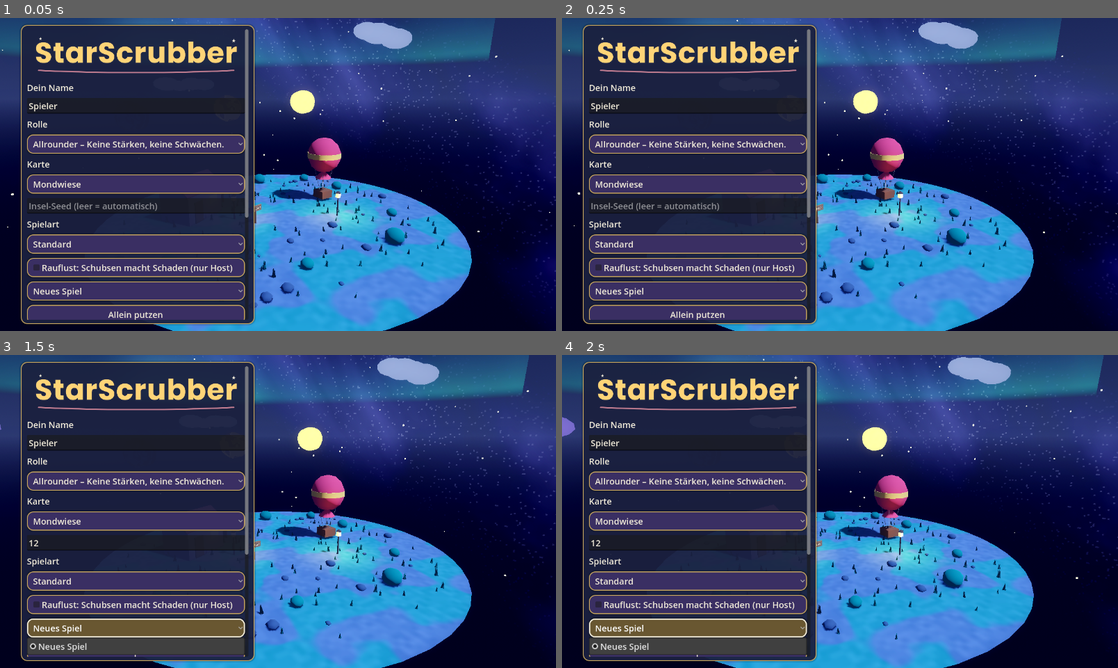
Above: before the commit, frames 1-4 (two rows, left to right).
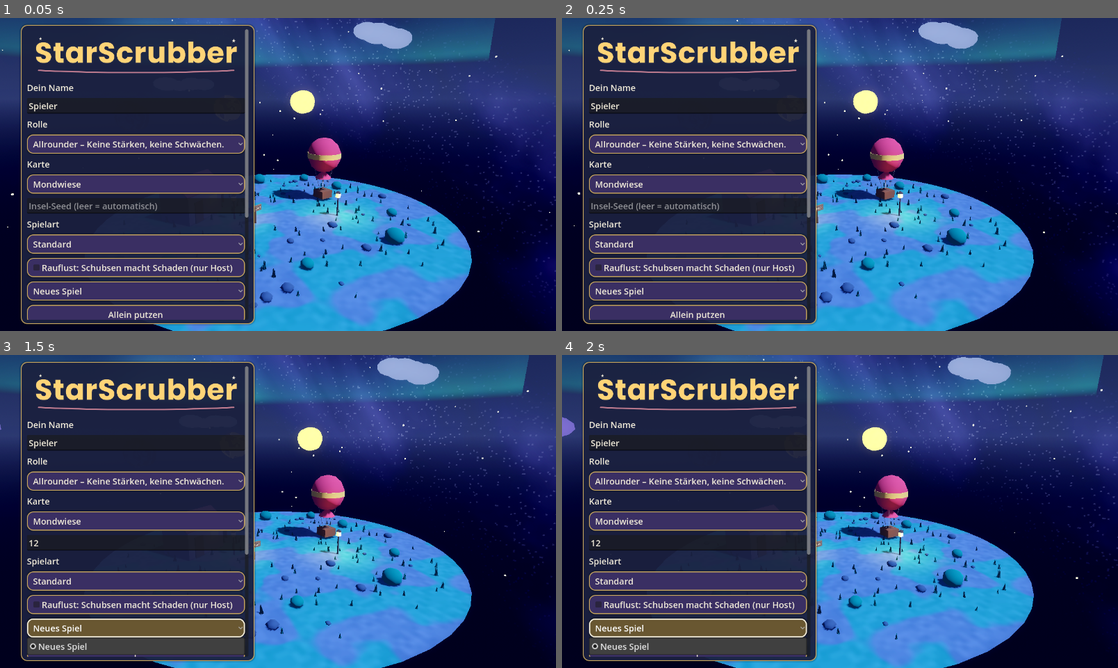
Above: after the commit, the same moments.

Repository: ClaudeAIDriven/sternenhausmeister
Game: Godot game, scene res://main.tscn
The game is run twice, just before and just after one commit, with the same random seed, the same clock (stepped at 60 frames per second) and the same inputs.
Inputs (mouse positions are in pixels of both pictures, inside the frame that each line leads up to):
- Up to frame 1 (0.05 s): no input
- Up to frame 2 (0.25 s): no input
- Up to frame 3 (1.5 s): click (133, 542) at 0.52 s; type "12" at 0.6 s; click "Neues Spiel" at 1.25 s
- Up to frame 4 (2 s): no input

The runs differ from the first frame. In frame 1, 0.1% of the frame differs, in the area x 46-80%, y 42-92%; in frame 2, 0.1%; in frame 3, 0.1%; in frame 4, 0.1%.

Commit message:
M-15: Spinnen laufen, Schwung-Animation, Schattenkante, doppelte Insel, Sounds, 12 Beutelplätze
Co-Authored-By: Claude Sonnet 5.5 <noreply@anthropic.com>
Claude-Session: https://claude.ai/code/session_01UX1Hctu9R5SRB8V8tMhkJh

Diff:
--- a/TASKS/tasks.json
+++ b/TASKS/tasks.json
@@ -1954,5 +1954,32 @@
   "skills": "GDScript",
   "owner": "A",
   "prio": "nice"
+ },
+ {
+  "id": "M-15",
+  "area": "GAME",
+  "title": "Feedback-Runde: Spinnen laufen, Schwung-Animation, Schattenkante, doppelte Insel, Sounds, 12 Beutelplätze",
+  "deps": [
+   "M-14"
+  ],
+  "size": "M",
+  "status": "in_progress",
+  "goal": "Testerfeedback umsetzen: Spinnen krabbeln und jagen, Arm schwingt beim Putzen und Schlagen, harte Schattenkante weg, Insel Radius 64, Sounds fürs Essen und Treffen, 12 Beutelplätze mit mehr Früchten.",
+  "files": [
+   "spider.gd",
+   "player.gd",
+   "player_look.gd",
+   "sky.gd",
+   "world.gd",
+   "maps.gd",
+   "island_gen.gd",
+   "inventory.gd",
+   "main.gd",
+   "tests/test_fruit.gd"
+  ],
+  "accept": "Alle Tests und Netztests grün.",
+  "skills": "GDScript",
+  "owner": "A",
+  "prio": "must"
  }
 ]
--- a/inventory.gd
+++ b/inventory.gd
@@ -1,10 +1,10 @@
 class_name Inventory
 extends RefCounted
-## G-22: Sechs Plätze für Früchte (nur lokal beim Spieler). Q isst die vorderste Frucht und füllt die Sättigung (Food, G-21).
+## G-22: Zwölf Plätze für Früchte (nur lokal beim Spieler). Q isst die vorderste Frucht und füllt die Sättigung (Food, G-21).
 
 signal changed
 
-const SLOTS := 6
+const SLOTS := 12   # mehr Essen sammeln: 12 statt 6 Plätze
 
 var items: Array[String] = []
 var extra_slots := 0   # M-01: Fähigkeit "bag_slots"
--- a/island_gen.gd
+++ b/island_gen.gd
@@ -20,7 +20,7 @@
 
 
 ## Liefert {"seed", "stars": Array[Vector3], "pois": {kind: Vector3}}. Nur x/z der Orte sind frei, y = 0.
-static func generate(seed_value: int, island_radius: float = 32.0) -> Dictionary:
+static func generate(seed_value: int, island_radius: float = 64.0) -> Dictionary:
 	var rng := RandomNumberGenerator.new()
 	rng.seed = seed_value
 	var stars: Array = []
@@ -75,7 +75,7 @@
 
 
 ## Prüft ein Layout: Mindestabstände, Insel-Grenzen, feste Hindernisse, Höhe. Gibt eine Liste von Fehlern zurück (leer = ok).
-static func validate(layout: Dictionary, island_radius: float = 32.0) -> Array[String]:
+static func validate(layout: Dictionary, island_radius: float = 64.0) -> Array[String]:
 	var errs: Array[String] = []
 	var stars: Array = layout.get("stars", [])
 	var pois: Dictionary = layout.get("pois", {})
@@ -122,7 +122,7 @@
 ## Mindestabstände: Lava ≥ 9, Nester ≥ 9, Kakteen ≥ 4 untereinander; zu Orten ≥ Radius + 3; zum Start ≥ 6; nicht auf festen Bauten.
 ## Danach Flood-Fill: Start, alle Orte und alle Sternmitten (am Boden) müssen erreichbar bleiben, sonst wird die letzte Gefahr entfernt.
 ## Gibt {"lava": [Vector3], "cactus": [...], "nests": [...]} zurück.
-static func generate_hazards(seed_value: int, counts: Dictionary, layout: Dictionary, island_radius: float = 32.0) -> Dictionary:
+static func generate_hazards(seed_value: int, counts: Dictionary, layout: Dictionary, island_radius: float = 64.0) -> Dictionary:
 	var rng := RandomNumberGenerator.new()
 	rng.seed = seed_value * 7919 + 13
 	var placed: Array = []   # [Vector2, radius, kind]
@@ -169,7 +169,7 @@
 
 
 ## Flood-Fill auf einem Raster: erreicht der Start alle Orte und die Fläche unter jedem Stern?
-static func reachable(hazards: Dictionary, layout: Dictionary, island_radius: float = 32.0) -> bool:
+static func reachable(hazards: Dictionary, layout: Dictionary, island_radius: float = 64.0) -> bool:
 	var blocked: Array = []   # [Vector2, radius]
 	for p in hazards.get("lava", []):
 		blocked.append([Vector2(p.x, p.z), LAVA_RADIUS])
--- a/main.gd
+++ b/main.gd
@@ -14,6 +14,10 @@
 var dust: CPUParticles3D
 var notes: Array[AudioStreamWAV] = []
 var scrub_sound: AudioStreamWAV
+var eat_sound: AudioStreamWAV
+var hit_sound: AudioStreamWAV
+var pop_sound: AudioStreamWAV
+var pick_sound: AudioStreamWAV
 var chime: Array[AudioStreamWAV] = []
 var night: Night
 var pause: Pause
@@ -93,6 +97,9 @@
 	_build_achievements()
 	_build_saving()
 	world.star_scrubbed.connect(_on_star_scrubbed)
+	world.fruit_eaten.connect(func(_k: String): sfx.play(eat_sound, randf_range(0.95, 1.1), -3.0))
+	world.fruit_picked.connect(func(_k: String): sfx.play(pick_sound, randf_range(0.95, 1.1), -6.0))
+	world.enemy_removed.connect(func(_k: String, _w: int): sfx.play(pop_sound, randf_range(0.9, 1.2), -3.0))
 	world.star_cleaned.connect(_on_star_cleaned)
 	world.coop_bonus.connect(func(a: int): hud.show_puzzle_message("Teamarbeit! +%d Sternenstaub" % a, 4.0))   # G-13
 	world.puzzle_changed.connect(func(done: int, total: int): hud.show_puzzle(world.puzzle.title if world.puzzle != null else "", done, total))
@@ -151,6 +158,10 @@
 	for f in PENTATONIC:
 		notes.append(Sfx.make_tone(f, 0.45, 0.35))
 	scrub_sound = Sfx.make_tone(180.0, 0.08, 0.18, 0.7)
+	eat_sound = Sfx.make_melody([392.0, 523.3, 659.3], 0.07, 0.16, 0.35)   # Mampf: kleine aufsteigende Tonfolge
+	hit_sound = Sfx.make_tone(95.0, 0.16, 0.6, 0.45)   # dumpfer Schlag
+	pop_sound = Sfx.make_tone(620.0, 0.12, 0.4, 0.25)   # Gegner weggeputzt
+	pick_sound = Sfx.make_tone(880.0, 0.07, 0.3)
 	for f in [523.3, 659.3, 784.0, 1046.5]:
 		chime.append(Sfx.make_tone(f, 1.4, 0.4))
 
@@ -307,6 +318,8 @@
 
 ## M-01: Sobald der eigene Spieler da ist: Küche/Fähigkeiten binden, XP für Kochen und Stufenaufstieg.
 func _bind_player(p: Player) -> void:
+	p.hit_landed.connect(func(_t: Player): sfx.play(hit_sound, randf_range(0.9, 1.1), 0.0))   # ich habe getroffen
+	p.hurt.connect(func(_a: float): sfx.play(hit_sound, randf_range(0.7, 0.85), 0.0))        # ich wurde getroffen
 	if not loaded_save.is_empty():   # Host/Solo: eigene Werte aus dem Spielstand
 		SaveGame.restore_player(loaded_save.get("players", {}).get(str(Settings.get_value("player_name")), {}), p.xp, p.skills)
 	p.kitchen = world.kitchen
--- a/maps.gd
+++ b/maps.gd
@@ -5,10 +5,10 @@
 
 const DEFAULT_ID := "mondwiese"
 
-const LAVA_CANDIDATES := [Vector3(24, 0, -4), Vector3(-20, 0, 20), Vector3(-24, 0, -14), Vector3(14, 0, 22), Vector3(-10, 0, 27), Vector3(27, 0, 12), Vector3(0, 0, -27), Vector3(-27, 0, 2)]
-const CACTUS_CANDIDATES := [Vector3(12, 0, 12), Vector3(-3, 0, -25), Vector3(20, 0, -18), Vector3(-25, 0, 6), Vector3(4, 0, 25), Vector3(-14, 0, -2),
-	Vector3(-18, 0, -18), Vector3(15, 0, -26), Vector3(26, 0, 2), Vector3(-8, 0, 21), Vector3(22, 0, 20), Vector3(-26, 0, -4)]
-const NEST_CANDIDATES := [Vector3(-9, 0, 17), Vector3(14, 0, -21), Vector3(-23, 0, -9), Vector3(5, 0, 20), Vector3(-15, 0, -22), Vector3(25, 0, 8)]
+const LAVA_CANDIDATES := [Vector3(48, 0, -8), Vector3(-40, 0, 40), Vector3(-48, 0, -28), Vector3(28, 0, 44), Vector3(-20, 0, 54), Vector3(54, 0, 24), Vector3(0, 0, -54), Vector3(-54, 0, 4)]
+const CACTUS_CANDIDATES := [Vector3(24, 0, 24), Vector3(-6, 0, -50), Vector3(40, 0, -36), Vector3(-50, 0, 12), Vector3(8, 0, 50), Vector3(-28, 0, -4),
+	Vector3(-36, 0, -36), Vector3(30, 0, -52), Vector3(52, 0, 4), Vector3(-16, 0, 42), Vector3(44, 0, 40), Vector3(-52, 0, -8)]
+const NEST_CANDIDATES := [Vector3(-18, 0, 34), Vector3(28, 0, -42), Vector3(-46, 0, -18), Vector3(10, 0, 40), Vector3(-30, 0, -44), Vector3(50, 0, 16)]
 
 const ALL := {
 	"mondwiese": {"name": "Mondwiese", "desc": "Die klassische Insel: wenig Gefahr, viel Sternenglanz.",
--- a/player.gd
+++ b/player.gd
@@ -9,6 +9,7 @@
 signal revived(by_teammate: bool)   # G-20
 signal helped_up(target: Player)    # M-14: ich habe jemanden wiederbelebt
 signal hit_landed(target: Player)
+signal hurt(amount: float)   # ich wurde von einem Mitspieler geschlagen
 
 const SPEED := 6.0
 const JUMP_VELOCITY := 7.0
@@ -76,6 +77,7 @@
 var _on_balloon: Balloon
 var _last_pos := Vector3.ZERO
 var _anim_speed := 0.0
+var _swing_t := 0.0
 var _phase := 0.0
 
 
@@ -233,7 +235,13 @@
 		_last_pos = global_position
 		_phase += _anim_speed * delta * 1.7
 		if look != null:
-			PlayerLook.animate(look, _phase, clampf(_anim_speed / SPEED, 0.0, 1.0))
+			_swing_t = maxf(_swing_t - delta, 0.0)
+			var sw := 0.0
+			if _swing_t > 0.0:
+				sw = sin(_swing_t / 0.3 * PI)
+			elif cleaning and aim_valid:
+				sw = 0.5 + 0.5 * sin(Time.get_ticks_msec() * 0.016)
+			PlayerLook.animate(look, _phase, clampf(_anim_speed / SPEED, 0.0, 1.0), sw)
 	if look != null:   # G-20: Gefallene liegen auf der Seite
 		look.rotation.z = lerpf(look.rotation.z, PI * 0.5 if downed else 0.0, clampf(delta * 8.0, 0.0, 1.0))
 	_refresh_tool()
@@ -482,6 +490,7 @@
 	if _attack_cd > 0.0:
 		return false
 	_attack_cd = ATTACK_COOLDOWN
+	_swing_t = 0.3
 	var fwd := -global_transform.basis.z
 	fwd.y = 0.0
 	fwd = fwd.normalized()
@@ -512,6 +521,7 @@
 	if not is_multiplayer_authority():
 		return
 	knock(push)
+	hurt.emit(amount)
 	if room_brawl():   # G-32: friedlich = nur wegstoßen
 		damage(amount)
 
--- a/player_look.gd
+++ b/player_look.gd
@@ -233,7 +233,7 @@
 
 ## Lauf-Animation: Beine und Arme schwingen gegengleich. `phase` wächst mit der Strecke, `amount` (0..1) ist die Lauf-Intensität.
 ## Ruhe (amount 0) stellt die Grundhaltung wieder her. Arme behalten ihre leichte Grund-Neigung (z-Achse).
-static func animate(look: Node3D, phase: float, amount: float) -> void:
+static func animate(look: Node3D, phase: float, amount: float, swing: float = 0.0) -> void:
 	var li := 0
 	var ai := 0
 	for c in look.get_children():
@@ -246,6 +246,8 @@
 		elif part == "Arm":
 			var sgn2 := -1.0 if ai == 0 else 1.0
 			c.rotation.x = sin(phase) * 0.7 * amount * sgn2
+			if swing > 0.0 and ai == 1:   # Bugfix: Schwung beim Putzen/Schlagen (rechter Arm)
+				c.rotation.x = -swing * 2.2
 			ai += 1
 
 
--- a/sky.gd
+++ b/sky.gd
@@ -127,7 +127,10 @@
 	moon.light_color = Color(0.7, 0.8, 1.0)
 	moon.light_energy = 0.55
 	moon.shadow_enabled = true      # M-05: weiche Mondschatten
-	moon.directional_shadow_max_distance = 90.0
+	moon.directional_shadow_max_distance = 220.0   # Bugfix: harte Schattenkante
+	moon.directional_shadow_mode = DirectionalLight3D.SHADOW_PARALLEL_4_SPLITS
+	moon.directional_shadow_fade_start = 0.9
+	moon.shadow_normal_bias = 2.0
 	moon.shadow_blur = 1.6
 	moon.rotation_degrees = Vector3(-50, 30, 0)
 	add_child(moon)
--- a/spider.gd
+++ b/spider.gd
@@ -10,6 +10,10 @@
 var _bite_cd := 0.0
 var _legs: Array[MeshInstance3D] = []
 var _t := 0.0
+var _wander := Vector3.ZERO
+var _wander_t := 0.0
+const CHASE_RANGE := 10.0
+const CRAWL_SPEED := 0.45   # rad/s auf der Sternkugel
 
 
 func _init() -> void:
@@ -60,6 +64,7 @@
 
 func act(delta: float, world) -> void:
 	_bite_cd = maxf(_bite_cd - delta, 0.0)
+	_crawl(delta, world)
 	if world.zen or _bite_cd > 0.0:
 		return
 	for n in world.get_tree().get_nodes_in_group("players"):
@@ -78,3 +83,37 @@
 	for i in _legs.size():
 		var a := TAU * i / 8.0
 		_legs[i].rotation = Vector3(sin(a) * 1.0 + sin(_t * speed + i) * 0.18, 0, -cos(a) * 1.0)
+
+
+## Bugfix: Spinnen krabbeln über den Stern, jagen Spieler in CHASE_RANGE und laufen sonst ziellos umher.
+func _crawl(delta: float, world) -> void:
+	if star == null:
+		return
+	var best: Node3D = null
+	var best_d := CHASE_RANGE
+	if not world.zen:
+		for n in world.get_tree().get_nodes_in_group("players"):
+			var p := n as Player
+			if p == null or p.downed:
+				continue
+			var d := p.global_position.distance_to(global_position)
+			if d < best_d:
+				best_d = d
+				best = p
+	var goal := Vector3.ZERO
+	if best != null:
+		goal = star.to_local(best.global_position).normalized()
+	else:
+		_wander_t -= delta
+		if _wander_t <= 0.0 or _wander == Vector3.ZERO:
+			_wander_t = randf_range(2.0, 5.0)
+			_wander = Vector3(randf_range(-1, 1), randf_range(-0.2, 1), randf_range(-1, 1)).normalized()
+		goal = _wander
+	if goal == Vector3.ZERO or goal.is_equal_approx(dir):
+		return
+	var axis := dir.cross(goal)
+	if axis.length() < 0.001:
+		return
+	var ang := minf(dir.angle_to(goal), CRAWL_SPEED * delta)
+	rotate_dir(axis, ang)
+	target_dir = dir
--- a/tests/test_fruit.gd
+++ b/tests/test_fruit.gd
@@ -1,5 +1,5 @@
 extends SceneTree
-## Test G-22: Früchte aufheben (nur einmal), Beutel mit 6 Plätzen, Essen füllt die Sättigung, Nachwachsen nach 90 s, HUD-Text.
+## Test G-22: Früchte aufheben (nur einmal), Beutel mit SLOTS Plätzen, Essen füllt die Sättigung, Nachwachsen nach 90 s, HUD-Text.
 var frames := 0
 
 func _process(_d: float) -> bool:
@@ -9,7 +9,7 @@
 	var ok := true
 	var w = load("res://world.gd").new()
 	root.add_child(w)
-	ok = ok and w.fruits.size() == 15 and w.inventory.items.is_empty()
+	ok = ok and w.fruits.size() == 27 and w.inventory.items.is_empty()
 	var pos: Vector3 = w.fruits[0].global_position
 	# zu weit weg: nichts
 	ok = ok and w.try_pick(pos + Vector3(10, 0, 0)) == -1
@@ -35,12 +35,12 @@
 		p.global_position = w.fruits[i].global_position
 		if w.try_pick(w.fruits[i].global_position) >= 0 and not w.fruits[i].available:
 			count += 1
-	ok = ok and w.inventory.is_full() and w.inventory.items.size() == 6 and count == 6
+	ok = ok and w.inventory.is_full() and w.inventory.items.size() == Inventory.SLOTS and count == Inventory.SLOTS
 	var left := 0
 	for f in w.fruits:
 		if f.available:
 			left += 1
-	ok = ok and left == w.fruits.size() - 6
+	ok = ok and left == w.fruits.size() - Inventory.SLOTS
 	# Sorten füllen unterschiedlich
 	ok = ok and Fruit.food_value("sternbeere") < Fruit.food_value("mondapfel") and Fruit.food_value("mondapfel") < Fruit.food_value("wolkenpilz")
 	ok = ok and not w.inventory.add("gibt_es_nicht")
--- a/world.gd
+++ b/world.gd
@@ -6,8 +6,8 @@
 signal star_cleaned(star: Star)
 
 ## I-11: Die Insel ist ~2,3-mal so groß wie früher (Radius 32 statt 14). Sterne liegen weit verteilt; Werkstatt und Ballon bilden die Mitte.
-const ISLAND_RADIUS := 32.0
-const STAR_SPREAD := 2.0
+const ISLAND_RADIUS := 64.0   # Bugfix: Karte war zu klein, jetzt doppelter Radius
+const STAR_SPREAD := 4.0
 const BASE_STAR_POSITIONS := [Vector3(0, 5.0, -7), Vector3(-9, 6.0, 1), Vector3(8, 5.5, 3),
 	Vector3(4.5, 6.2, -11.0), Vector3(-12.0, 5.5, -6.0), Vector3(-3.0, 6.0, 9.5),
 	Vector3(11.0, 6.0, 8.0), Vector3(-6.5, 6.5, -10.5)]
@@ -15,9 +15,9 @@
 static var STAR_POSITIONS: Array = _spread_stars()
 const WORKSHOP_POS := Vector3(-8, 0, -6)
 const WORKSHOP_RANGE := 6.0
-const LAVA_SPOTS := [Vector3(24, 0, -4), Vector3(-20, 0, 20)]
-const SPIDER_SPOTS := [Vector3(-9, 0, 17), Vector3(14, 0, -21), Vector3(-23, 0, -9)]
-const CACTUS_SPOTS := [Vector3(12, 0, 12), Vector3(-3, 0, -25), Vector3(20, 0, -18), Vector3(-25, 0, 6), Vector3(4, 0, 25), Vector3(-14, 0, -2)]
+const LAVA_SPOTS := [Vector3(48, 0, -8), Vector3(-40, 0, 40)]
+const SPIDER_SPOTS := [Vector3(-18, 0, 34), Vector3(28, 0, -42), Vector3(-46, 0, -18)]
+const CACTUS_SPOTS := [Vector3(24, 0, 24), Vector3(-6, 0, -50), Vector3(40, 0, -36), Vector3(-50, 0, 12), Vector3(8, 0, 50), Vector3(-28, 0, -4)]
 
 
 static func _spread_stars() -> Array:
@@ -67,6 +67,11 @@
 const POI_SPOTS := {"brunnen": Vector3(-3, 0, -12), "obstgarten": Vector3(-24, 0, 14), "turm": Vector3(20, 0, -18), "schrein": Vector3(24, 0, 12)}
 const ORCHARD_FRUITS := [[Vector3(-26, 0, 12), "sternbeere"], [Vector3(-22, 0, 12), "sternbeere"], [Vector3(-26, 0, 16), "mondapfel"],
 	[Vector3(-22, 0, 16), "mondapfel"], [Vector3(-24, 0, 10), "wolkenpilz"], [Vector3(-24, 0, 18), "sternbeere"]]
+## Größere Insel: weitere Früchte, am Ende angehängt (Indizes bleiben stabil).
+const EXTRA_FRUITS := [[Vector3(36, 0, 20), "sternbeere"], [Vector3(-38, 0, 24), "mondapfel"], [Vector3(30, 0, -36), "wolkenpilz"],
+	[Vector3(-34, 0, -30), "sternbeere"], [Vector3(46, 0, -6), "mondapfel"], [Vector3(-46, 0, -8), "wolkenpilz"],
+	[Vector3(8, 0, 44), "sternbeere"], [Vector3(-10, 0, -46), "mondapfel"], [Vector3(24, 0, 40), "wolkenpilz"],
+	[Vector3(-26, 0, 42), "sternbeere"], [Vector3(14, 0, -48), "mondapfel"], [Vector3(-48, 0, 30), "wolkenpilz"]]
 var pois: Array[Poi] = []
 ## G-28: Gegner (Index = ID, bei allen gleich). Wollmäuse verschmutzen Sterne neu, Spinnen beißen; nur der Host simuliert.
 signal enemy_removed(kind: String, who: int)
@@ -283,7 +288,7 @@
 
 ## Gras, Steine, Büsche, Laternen, Werkstatt und Schild (A-12, A-03). Haus, Laternen und Schild haben Kollision.
 func _decorate_island() -> void:
-	var deco := IslandProps.decorate(ISLAND_RADIUS - 1.0, 42, 700, 90, 36)
+	var deco := IslandProps.decorate(ISLAND_RADIUS - 1.0, 42, 2400, 300, 120)
 	deco.name = "Deko"
 	add_child(deco)
 	for p in [Vector3(4, 0, 6), Vector3(-5, 0, 7), Vector3(7, 0, -5)]:
@@ -533,7 +538,7 @@
 # ---------------------------------------------------------------- Früchte (G-22)
 
 func _build_fruits() -> void:
-	for spot in FRUIT_SPOTS + ORCHARD_FRUITS:
+	for spot in FRUIT_SPOTS + ORCHARD_FRUITS + EXTRA_FRUITS:
 		var f := Fruit.new()
 		f.kind = spot[1]
 		f.position = spot[0]
Not shown, changed: TASKS/INDEX.md
Not shown, added: TASKS/M-15.md
